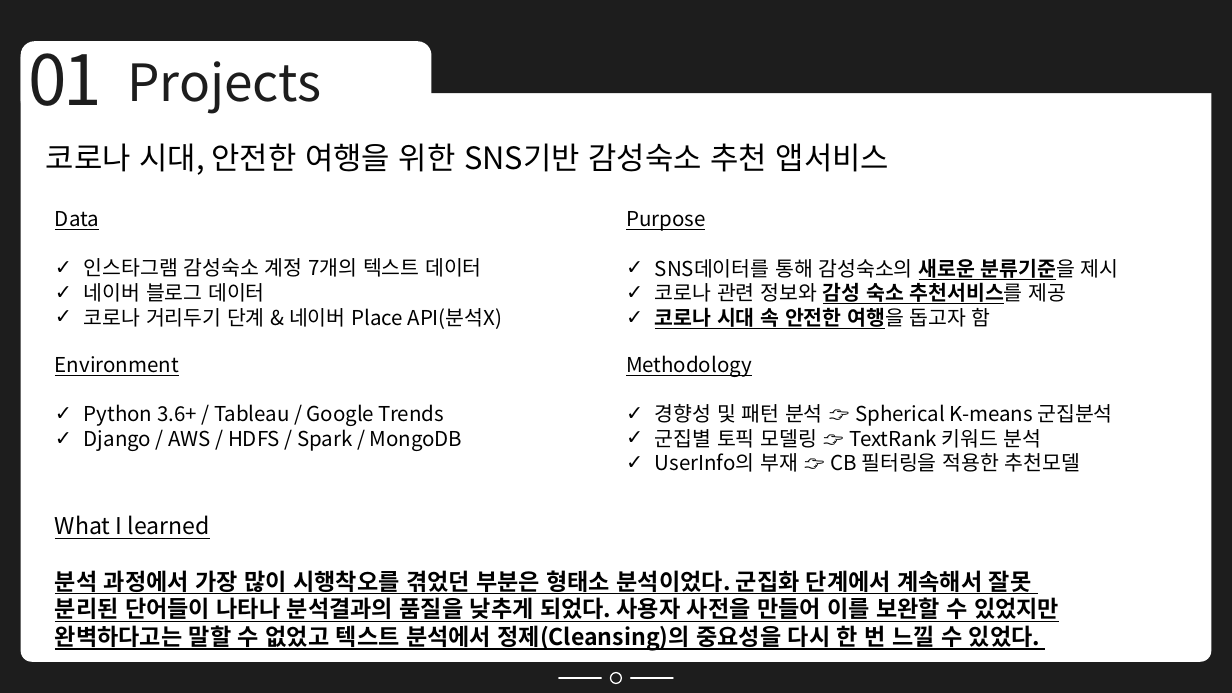
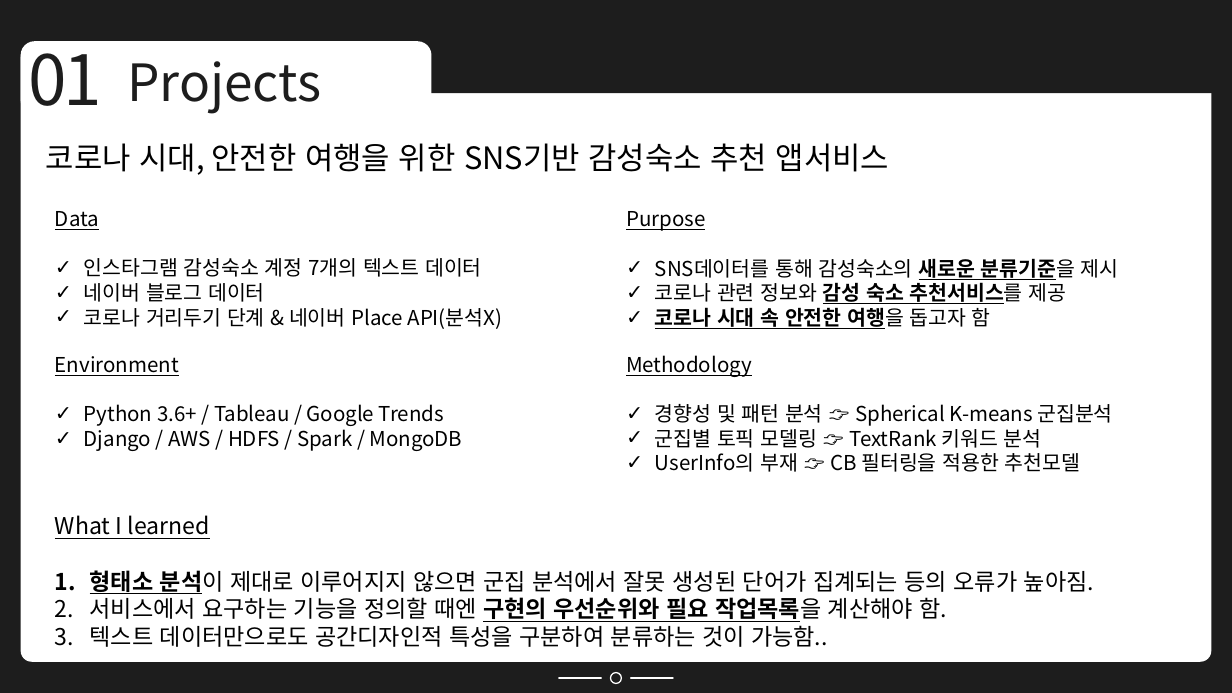
Before and after one commit to Minsung-commit/TIL, a slide deck: slide 3 of 포트폴리오 NEW.pptx. Drawn at 1232x693 pixels with LibreOffice and Linux fonts; fonts in the diff are those of the drawing. Boxes give left, top, right and bottom in pixels: in the first picture for what was removed or moved away, otherwise in the second. Text is boxed around its words. In the diff, an @@ line names an element or a change of style, - is before the commit and + after.

Commit message:
2021-12-07

```diff
--- a/포트폴리오 NEW.pptx
+++ b/포트폴리오 NEW.pptx
@@ text at (90, 570, 1094, 647): text changed; bold off @@
-분석 과정에서 가장 많이 시행착오를 겪었던 부분은 형태소 분석이었다. 군집화 단계에서 계속해서 잘못
-분리된 단어들이 나타나 분석결과의 품질을 낮추게 되었다. 사용자 사전을 만들어 이를 보완할 수 있었지만
-완벽하다고는 말할 수 없었고 텍스트 분석에서 정제(Cleansing)의 중요성을 다시 한 번 느낄 수 있었다.
+1. 형태소 분석이 제대로 이루어지지 않으면 군집 분석에서 잘못 생성된 단어가 집계되는 등의 오류가 높아짐.
+2. 서비스에서 요구하는 기능을 정의할 때엔 구현의 우선순위와 필요 작업목록을 계산해야 함.
+3. 텍스트 데이터만으로도 공간디자인적 특성을 구분하여 분류하는 것이 가능함..
```
Also in this commit, not shown: 1 other slide changed.
